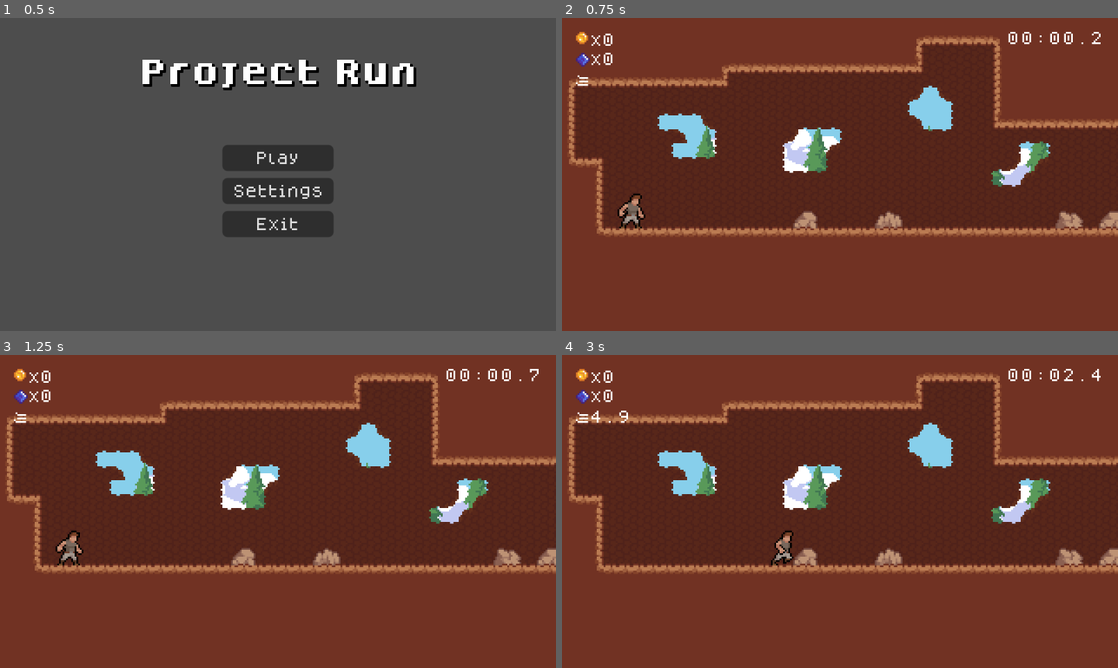
Above: before the commit, frames 1-4 (two rows, left to right).
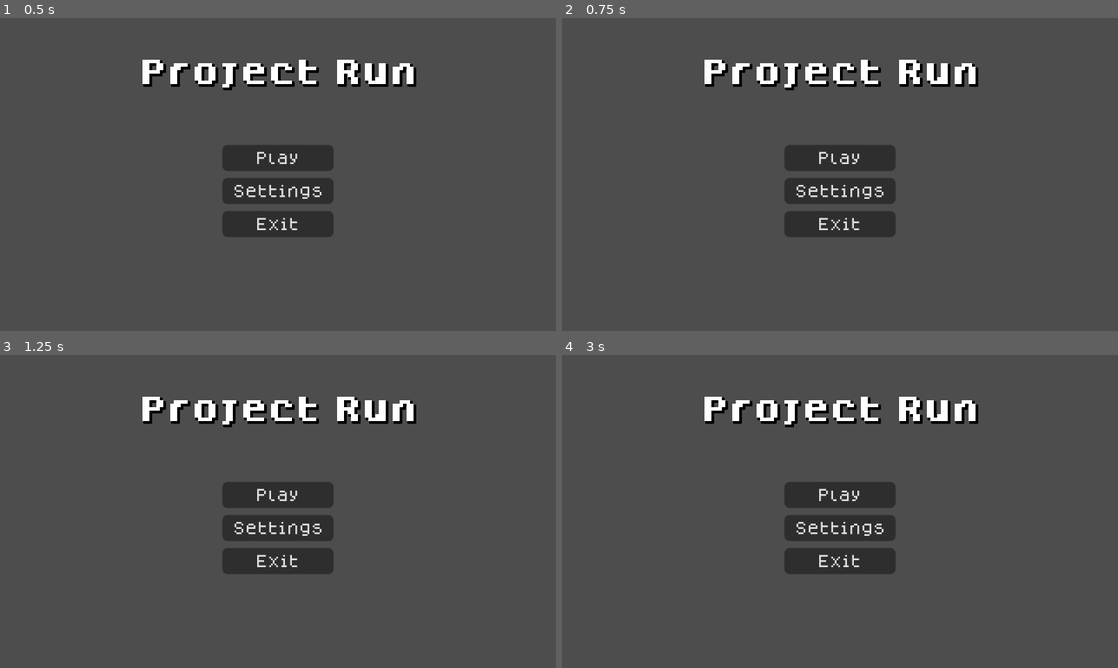
Above: after the commit, the same moments.

Repository: AashaStudios/ProjectRun
Game: Godot game, scene res://scenes/main_menu.tscn
The game is run twice, just before and just after one commit, with the same random seed, the same clock (stepped at 60 frames per second) and the same inputs.
Inputs (mouse positions are in pixels of both pictures, inside the frame that each line leads up to):
- Up to frame 1 (0.5 s): no input
- Up to frame 2 (0.75 s): click "Play" at 0.5 s
- Up to frame 3 (1.25 s): no input
- Up to frame 4 (3 s): click (840, 495) at 1.25 s, where only the run after the commit has a clickable "Play"; click (840, 527) at 2 s, where only the run after the commit has a clickable "Settings"; hold Right (right) from 2.78 s (still down); tap Z (dash) at 2.85 s

Frame 1 is identical in both runs. In frame 2, 100% of the frame differs, in the area x 0-100%, y 0-100%; in frame 3, 100%; in frame 4, 100%.

Commit message:
Added Scene Transition!

Diff:
--- a/project.godot
+++ b/project.godot
@@ -19,6 +19,10 @@
 run/main_scene="uid://cxl6xh0uhemvx"
 config/features=PackedStringArray("4.6", "GL Compatibility")
 config/icon="res://icon.svg"
+
+[autoload]
+
+SceneTransition="*uid://jto3mwup3vlh"
 
 [display]
 
--- a/scenes/main_menu.gd
+++ b/scenes/main_menu.gd
@@ -2,7 +2,8 @@
 
 
 func _on_play_button_pressed() -> void:
-    get_tree().change_scene_to_file("res://scenes/game.tscn")
+    #SceneTransition.change_scene_to("res://scenes/game.tscn")
+    pass
 
 
 func _on_settings_button_pressed() -> void:
--- /dev/null
+++ b/scenes/scene_transition.gd
@@ -0,0 +1,24 @@
+extends CanvasLayer
+
+
+@onready var color_rect: ColorRect = $ColorRect
+
+var scene_to_load: String
+var color_rect_tween: Tween
+
+
+func change_scene_to(scene_path: String) -> void:
+    if color_rect_tween:
+        color_rect_tween.kill()
+
+    scene_to_load = scene_path
+    get_tree().paused = true
+
+    color_rect_tween = create_tween().set_trans(Tween.TRANS_SINE)
+    color_rect_tween.tween_property(color_rect, "color", Color(0.0, 0.0, 0.0, 1.0), 0.3).connect("finished", _load_new_scene)
+    color_rect_tween.chain().tween_property(color_rect, "color", Color(0.0, 0.0, 0.0, 0.0), 0.4)
+
+
+func _load_new_scene() -> void:
+    get_tree().paused = false
+    get_tree().call_deferred("change_scene_to_file", scene_to_load)
--- /dev/null
+++ b/scenes/scene_transition.tscn
@@ -0,0 +1,15 @@
+[gd_scene format=3 uid="uid://jto3mwup3vlh"]
+
+[ext_resource type="Script" uid="uid://ckj2och2vcwr5" path="res://scenes/scene_transition.gd" id="1_0wykx"]
+
+[node name="SceneTransition" type="CanvasLayer" unique_id=321077835]
+process_mode = 3
+script = ExtResource("1_0wykx")
+
+[node name="ColorRect" type="ColorRect" parent="." unique_id=396607784]
+anchors_preset = 15
+anchor_right = 1.0
+anchor_bottom = 1.0
+grow_horizontal = 2
+grow_vertical = 2
+color = Color(0, 0, 0, 0)
Not shown, added: scenes/scene_transition.gd.uid
